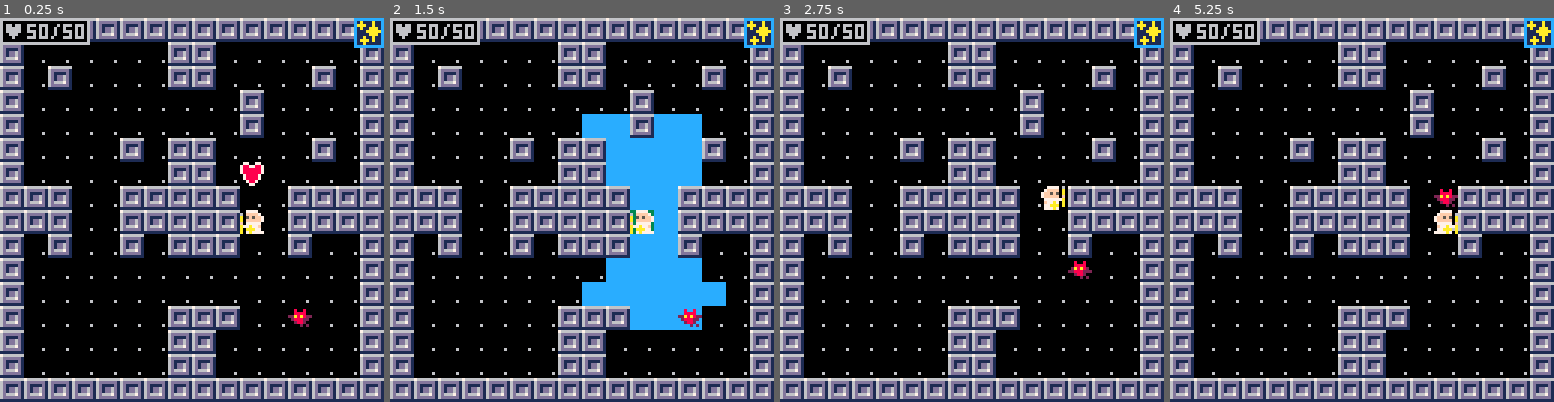
Above: before the commit, frames 1-4 (left to right).
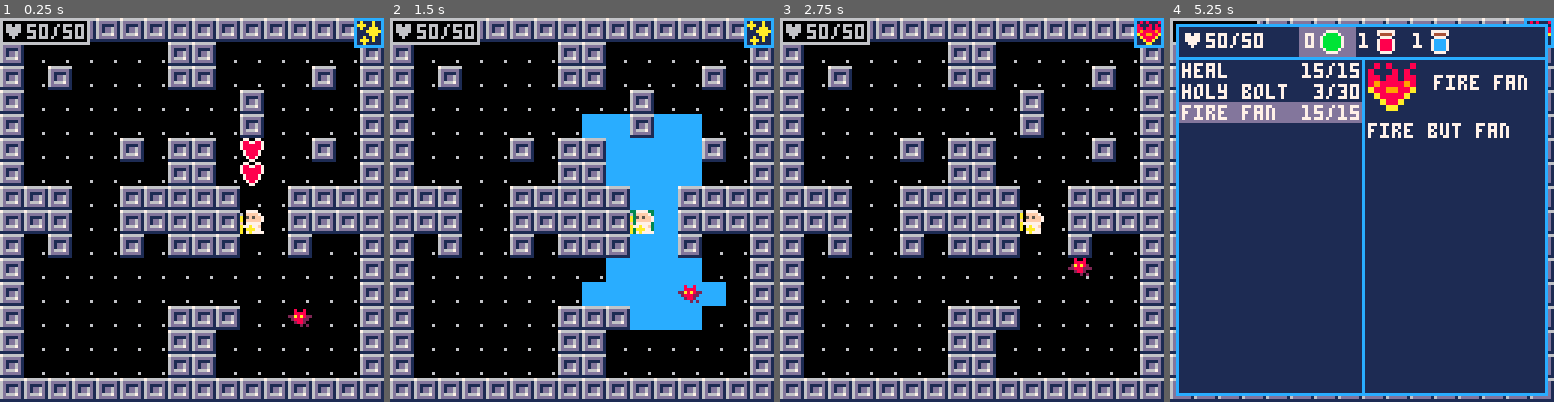
Above: after the commit, the same moments.

Repository: caudilci/pico-wiz
Game: PICO-8 cartridge wiz.p8
The game is run twice, just before and just after one commit, with the same random seed, the same clock (stepped at 60 frames per second) and the same inputs.
Inputs:
- Up to frame 1 (0.25 s): no input
- Up to frame 2 (1.5 s): tap X (X key) at 0.33, 1.07 s; tap O (Z key) at 0.7 s
- Up to frame 3 (2.75 s): hold Right 1.6-2.1 s; tap O (Z key) at 1.7, 2.1, 2.5 s; tap X (X key) at 1.85 s; hold Up 2.15-2.42 s; hold Right from 2.47 s (still down)
- Up to frame 4 (5.25 s): tap O (Z key) every 0.4 s from 2.9 to 4.9 s; tap X (X key) at 2.97, 4.08, 5.2 s; release Right at 3.03 s; hold Left 3.08-3.58 s; hold Down 3.63-3.97 s; hold Right 4.02-4.68 s; hold Up 4.73-5.03 s; hold Left from 5.08 s (still down)

The runs differ from the first frame. In frame 1, 0.3% of the frame differs, in the area x 62-69%, y 31-38%; in frame 2, 0.3%; in frame 3, 1.0%; in frame 4, 85%, in the area x 1-100%, y 0-99%.

Commit message:
UI changes

Diff:
--- a/wiz.p8
+++ b/wiz.p8
@@ -23,6 +23,7 @@
 	init_player()
 	init_cast()
 	init_enemies()
+	init_menu()
 end
 
 function _update()
@@ -47,14 +48,13 @@
 	map(0)
 	print(gamestate,8)
 	draw_all_mobs()
-	draw_hp()
+	draw_hp(0,0,0,6,6,true)
 	draw_selected_spell()
 	draw_debug()
 	if gamestate == "turn" then
 		ani_complete = do_animations(tframe)
 	elseif gamestate == "menu" then
 		draw_menu()
-		draw_spell_description()
 	elseif gamestate=="cast" then
 		draw_cast()
 	end
@@ -69,16 +69,19 @@
 		gamestate = state
 		tframe=frame
 	elseif state == "menu" then
+		menu_index = player.spell_index
 		gamestate = state
 	elseif state == "cast" then
 		gamestate = state
 	end
 end
 
-function draw_hp()
-	rectfill(0,0, 29,8,0)
-	rect(0,0,29,8,6)
-	print("♥"..mobs[1].hp.."/"..mobs[1].maxhp, 1,2)
+function draw_hp(x,y,cb,co,ct,withoutline)
+	if withoutline then
+		rectfill(x,y, x+get_hp_draw_offset()+29,y+8,cb)
+		rect(x,y,x+get_hp_draw_offset()+29,y+8,co)
+	end
+	print("♥"..mobs[1].hp.."/"..mobs[1].maxhp, x+1,y+2,ct)
 end
 
 function draw_selected_spell()
@@ -142,11 +145,11 @@
 			player.maxhp+=25
 			player.hp+=25
 		elseif item == 49 then
-			player.items.sp += 1
+			player.items[1] += 1
 		elseif item == 50 then
-			player.items.hp += 1
+			player.items[2] += 1
 		elseif item == 51 then
-			player.items.mp += 1
+			player.items[3] += 1
 		end
 	end
 end
@@ -155,6 +158,17 @@
 
 -->8
 -- helper functions
+
+function get_hp_draw_offset()
+	if player.maxhp >= 100 then
+		if player.hp >= 100 then
+			return 8
+		else
+			return 4
+		end
+	end
+	return 0
+end
 
 function get_frame(sframe,sprites,speed)
  return	sprites[flr(sframe/speed)%#sprites+1]
@@ -364,24 +378,59 @@
 -->8
 -- menu
 
+function init_menu()
+	menu_focus_items = false
+	menu_index = 1
+end
+
 function update_menu()
-	if(btnp(3))then
-		if player.spell_index == #player.spells then
-		 player.spell_index=1
+	if btnp(3) then
+
+		if not menu_focus_items then
+			if menu_index == #player.spells then
+				menu_index=1
+			else
+				menu_index+=1
+			end
+		end
+
+	elseif btnp(2)then
+		if not menu_focus_items then
+			if menu_index == 1 then
+				menu_index = #player.spells
+			else
+				menu_index-=1
+			end
+		end
+	elseif btnp(0) then
+		if menu_focus_items then
+			if menu_index==1 then
+				menu_index=3
+			else
+				menu_index-=1
+			end
+		end
+	elseif btnp(1) then
+		if menu_focus_items then
+			if menu_index==3 then
+				menu_index=1
+			else
+				menu_index+=1
+			end
+		end
+	elseif btnp(5) then
+		if menu_focus_items then
+			menu_focus_items=false
+			menu_index=player.spell_index
 		else
-			player.spell_index+=1
-		end
-	elseif(btnp(2))then
-		if player.spell_index == 1 then
-			local max_i = #player.spells
-		 player.spell_index=max_i
-		else
-			player.spell_index-=1
-		end
-	elseif(btnp(4))then
-		set_state("standby")
-	elseif(btnp(5))then
+			menu_focus_items = true
+			menu_index = 1
+		end
+	elseif btnp(4) then
 		--select spell then standby
+		if not menu_focus_items then
+			player.spell_index = menu_index
+		end
 		set_state("standby")
 	end
 end
@@ -390,32 +439,58 @@
 -- colors, and text colors
 -- maybe location/size
 function draw_menu()
-	rect(2,4,64,124,12)
-	rectfill(3,5,63,123,1)
+	draw_spell_menu()
+	draw_spell_description()
+	draw_item_menu()
+end
+
+function draw_spell_menu()
+	rect(2,13,64,125,12)
+	rectfill(3,14,63,124,1)
 	for i=1, count(player.spells) do
-		if i==player.spell_index and frame%30<20 then
-			rectfill(3,5+7*(i-1),63,5+6+7*(i-1),13)
-		end
-	 print(player.spells[i].name,4,6+7*(i-1),7)
-	 if player.spells[i].uses<10 then
-	 	if player.spells[i].maxuses<10 then
-	 		print(player.spells[i].uses.."/"..player.spells[i].maxuses,52,6+7*(i-1),7)
-	 	else
-	 		print(player.spells[i].uses.."/"..player.spells[i].maxuses,48,6+7*(i-1),7)
-	 	end
-	 else
-	 	print(player.spells[i].uses.."/"..player.spells[i].maxuses,44,6+7*(i-1),7)
-	 end
+		if not menu_focus_items and i==menu_index and frame%30<20 then
+			rectfill(3,14+7*(i-1),63,14+6+7*(i-1),13)
+		else
+			rectfill(3,14+7*(player.spell_index-1),63,14+6+7*(player.spell_index-1),13)
+		end
+		print(player.spells[i].name,4,15+7*(i-1),7)
+		if player.spells[i].uses<10 then
+			if player.spells[i].maxuses<10 then
+				print(player.spells[i].uses.."/"..player.spells[i].maxuses,52,15+7*(i-1),7)
+			else
+				print(player.spells[i].uses.."/"..player.spells[i].maxuses,48,15+7*(i-1),7)
+			end
+		else
+			print(player.spells[i].uses.."/"..player.spells[i].maxuses,44,15+7*(i-1),7)
+		end
+	end
+end
+
+function draw_item_menu()
+	rect(2,2,125,13,12)
+	rectfill(3,3,124,12,1)
+	draw_hp(3,3,0,0,7,false)
+	for i=2, #item_sprites do
+		if menu_focus_items and i-1==menu_index and frame%30<20 then
+			rectfill(25+get_hp_draw_offset()+18*(i-1),3,43+get_hp_draw_offset()+18*(i-1),12,13)
+		end
+		spr(item_sprites[i],32+get_hp_draw_offset()+18*(i-1),4)
+		print(player.items[i-1], 27+get_hp_draw_offset()+18*(i-1),5,7)
 	end
 end
 
 function draw_spell_description()
-	rect(64,4,126,124,12)
-	rectfill(65,5,125,123,1)
-	local spell = player.spells[player.spell_index]
-	sspr(spell.icon.x,spell.icon.y,8,8,66,6,16,16)
-	print(spell.name, 88, 10, 7)
-	print(spell.description, 66,26,7)
+	rect(64,13,125,125,12)
+	rectfill(65,14,124,124,1)
+	local spell = {}
+	if menu_focus_items then
+		spell = player.spells[player.spell_index]
+	else
+		spell = player.spells[menu_index]
+	end
+	sspr(spell.icon.x,spell.icon.y,8,8,66,15,16,16)
+	print(spell.name, 88, 19, 7)
+	print(spell.description, 66,35,7)
 end
 -->8
 -- cast
@@ -442,12 +517,12 @@
 			target = get_cone_points(player.x,player.y,targetp.x,targetp.y,player.spells[player.spell_index].radius, player.spells[player.spell_index].range)
 			end
 	end
-	if(btnp(4))then
+	if(btnp(5))then
 		reset_range()
 		reset_target()
 		set_state("standby")
 
-	elseif(btnp(5))then
+	elseif(btnp(4))then
 		add(ani_queue, {player.spells[player.spell_index].ani, target})
 		--select spell then standby
 		reset_range()
@@ -542,7 +617,7 @@
 		spell_index=1,
 		spells={},
 		-- {item=spriteNum, ammt=num}
-		items={sp=0,hp=1,mp=1},
+		items={0,1,1},
 		collide=false
 	}
 	add(player.spells,spellbook[1])
@@ -983,7 +1058,7 @@
 0102010202020201010202020201020102020202020202020202020202020202020202020202020200000000000000000000000000000000000000000000000000000000000000000000000000000000000000000000000000000000000000000000000000000000000000000000000000000000000000000000000000000000
 0102020202020202020201020202020102020202020202020202020202020202020202020202020200000000000000000000000000000000000000000000000000000000000000000000000000000000000000000000000000000000000000000000000000000000000000000000000000000000000000000000000000000000
 0102020202020202020201020202020102020202020202020202020202020202020202020202020200000000000000000000000000000000000000000000000000000000000000000000000000000000000000000000000000000000000000000000000000000000000000000000000000000000000000000000000000000000
-0102020202010201010202020201020102020202020202020202020202020202020202020202020200000000000000000000000000000000000000000000000000000000000000000000000000000000000000000000000000000000000000000000000000000000000000000000000000000000000000000000000000000000
+0102020202010201010230020201020102020202020202020202020202020202020202020202020200000000000000000000000000000000000000000000000000000000000000000000000000000000000000000000000000000000000000000000000000000000000000000000000000000000000000000000000000000000
 0102020202020201010230020202020102020202020202020202020202020202020202020202020200000000000000000000000000000000000000000000000000000000000000000000000000000000000000000000000000000000000000000000000000000000000000000000000000000000000000000000000000000000
 0101010202010101010102020101010102020202020202020202020202020202020202020202020200000000000000000000000000000000000000000000000000000000000000000000000000000000000000000000000000000000000000000000000000000000000000000000000000000000000000000000000000000000
 0101010202010101010102020101010102020202020202020202020202020202020202020202020200000000000000000000000000000000000000000000000000000000000000000000000000000000000000000000000000000000000000000000000000000000000000000000000000000000000000000000000000000000
